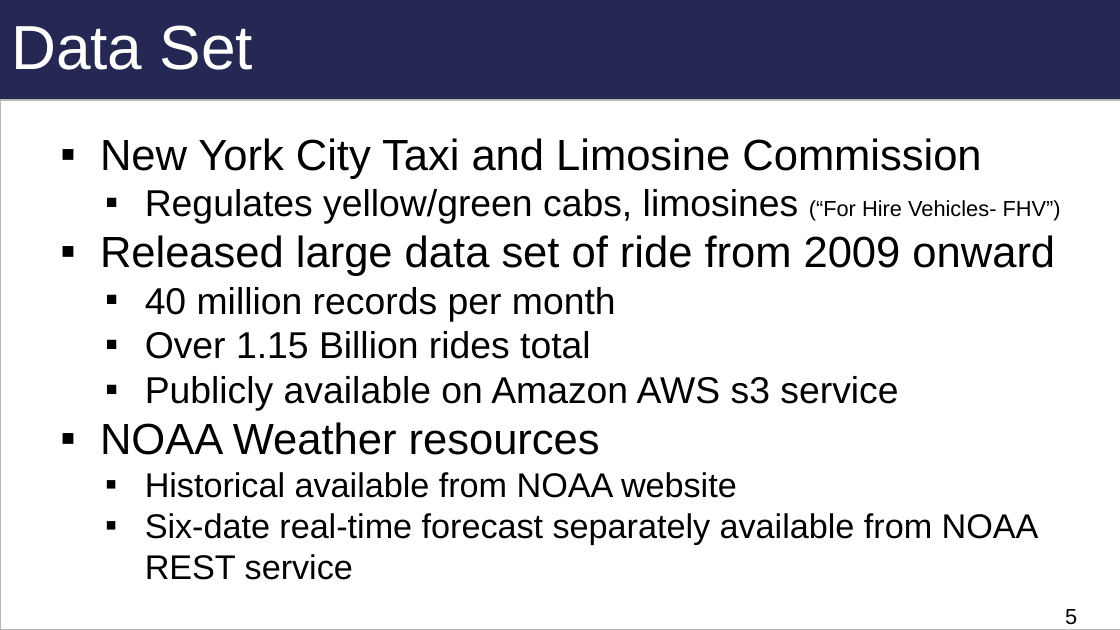
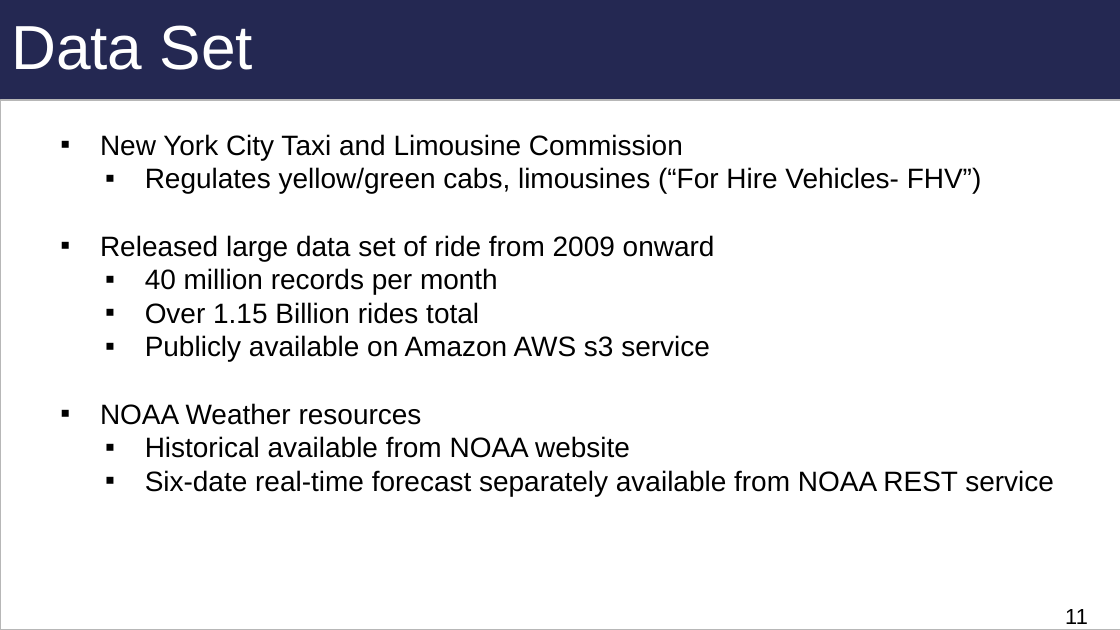
Before and after one commit to blakkan/CabStuff, a slide deck: slide 11 of W205-TaxiNYC-FinalPresentation-JB-RN-AP.pptx (slide 5 before the commit). Drawn at 1120x630 pixels with LibreOffice and Linux fonts; fonts in the diff are those of the drawing. Boxes give left, top, right and bottom in pixels: in the first picture for what was removed or moved away, otherwise in the second. Text is boxed around its words. In the diff, an @@ line names an element or a change of style, - is before the commit and + after.

```diff
--- a/W205-TaxiNYC-FinalPresentation-JB-RN-AP.pptx
+++ b/W205-TaxiNYC-FinalPresentation-JB-RN-AP.pptx
@@ text at (100, 134, 982, 194): text changed; size 28 to 18 pt @@
-▪ New York City Taxi and Limosine Commission
-  ▪ Regulates yellow/green cabs, limosines (“For Hire Vehicles- FHV”)
+▪ New York City Taxi and Limousine Commission
+  ▪ Regulates yellow/green cabs, limousines (“For Hire Vehicles- FHV”)
@@ text at (100, 235, 1054, 496): size 28 to 18 pt in "Released large data set of ride from ...", "NOAA Weather resources"; size 24 to 18 pt in "40 million records per month", "Over 1.15 Billion rides total", "Publicly available on Amazon AWS s3 service"; size 22 to 18 pt in "Historical available from NOAA website", "Six-date real-time forecast separately available from NOAA ..." @@
@@ page number at (1065, 609, 1088, 624): text changed @@
-5
+11
```
Also in this commit, not shown: 5 other slides changed, 5 slides added, 6 slides removed.
